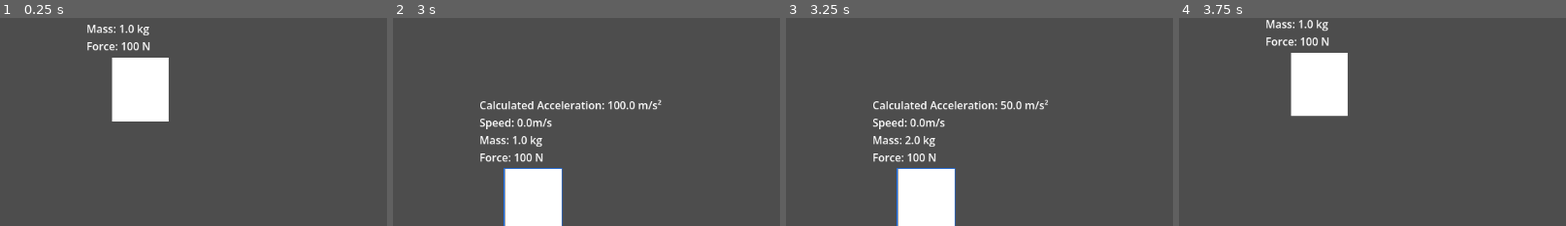
Above: before the commit, frames 1-4 (left to right).
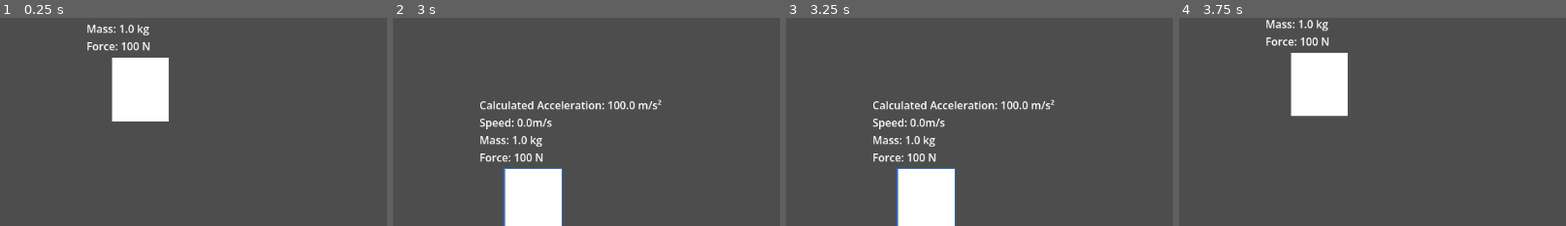
Above: after the commit, the same moments.

Repository: dinopepperwood/Science-Project
Game: Godot game, scene res://Test.tscn
Two runs of this game, one before a commit and one after it. Both use one fixed random seed, a clock stepped at 60 frames per second and the inputs below. The project has no main scene, so this scene is started directly.
Inputs (mouse positions are % of the whole screen's width and height, from its top left):
- Up to frame 1 (0.25 s): no input
- Up to frame 2 (3 s): click (51, 45) at 0.5 s; click (51, 57) at 1.25 s; click (51, 57) at 2 s; tap Enter at 2.75 s; hold Q (Mass_Decrease) from 2.78 s (still down)
- Up to frame 3 (3.25 s): keep holding Q (Mass_Decrease); tap E (Mass_Increase) at 3.05 s
- Up to frame 4 (3.75 s): tap R (Restart) at 3.5 s; release Q (Mass_Decrease) at 3.53 s; tap E (Mass_Increase) at 3.6 s
The pictures show only the part of the screen within x 32-82%, y 13-63%; the shares and areas given below are measured in that part.

Frames 1-2 are identical in both runs. In frame 3, 0.3% of the frame differs, in the area x 30-70%, y 39-61%; in frame 4, nothing differs.

Commit message:
Made it check every frame if Mass pressed

Diff:
--- a/test.gd
+++ b/test.gd
@@ -5,9 +5,9 @@
 
 func _input(event: InputEvent) -> void:
 	if Global.current != null:
-		if Input.is_action_just_pressed("Mass_Increase"):
+		if Input.is_action_pressed("Mass_Increase"):
 			Global.current.mass+=1
-		elif Input.is_action_just_pressed("Mass_Decrease") and Global.current.mass>1:
+		elif Input.is_action_pressed("Mass_Decrease") and Global.current.mass>1:
 			Global.current.mass-=1
 		elif Input.is_action_pressed("Increase_Force"):
 			Global.current.force += 1
